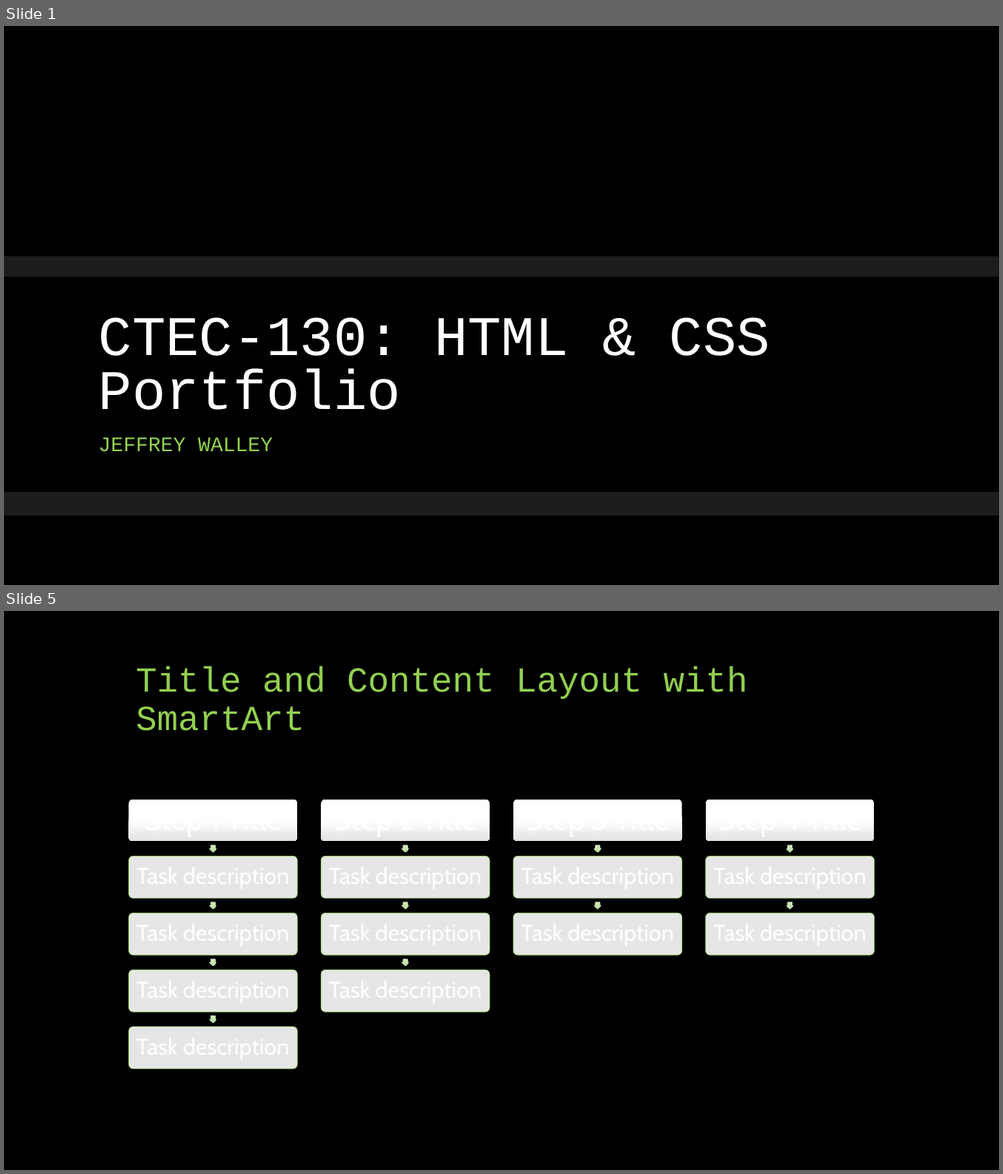
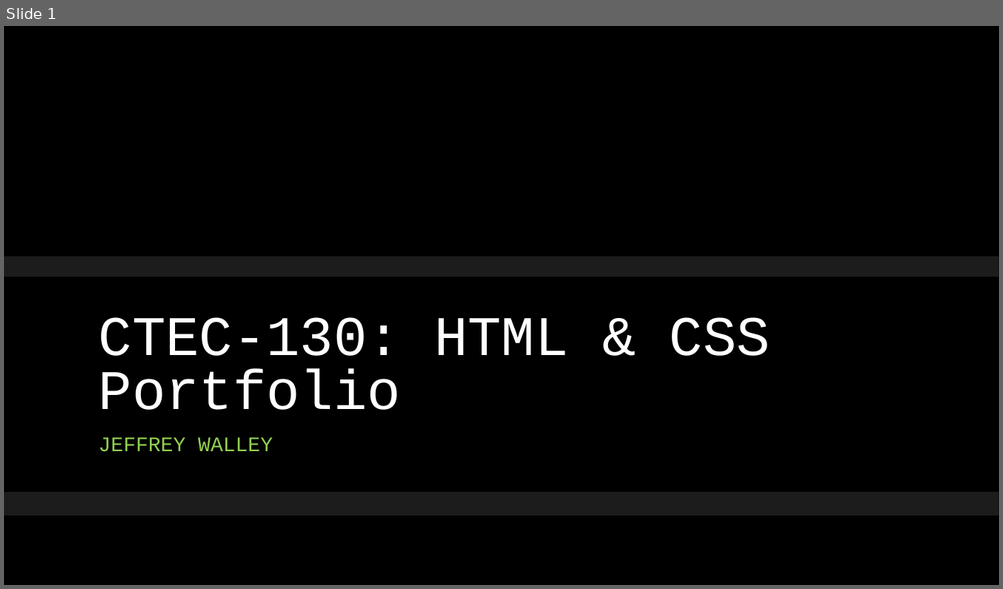
Before and after one commit to Ploppa-Smurph/ctec130_html, a slide deck: wk07/130portfolio_midterm.pptx. Shown one above the other, each under a label of ours: slides 1 and 5 before the commit, slide 1 after it; the slides between them are not shown. The pictures are 1003x1174 and 1003x589 pixels, drawn with LibreOffice and Linux fonts; fonts in the diff are those of the drawing; background and template pictures are left out. Boxes give left, top, right and bottom in pixels: in the first picture for what was removed or moved away, otherwise in the second. Text is boxed around its words. In the diff, an @@ line names an element or a change of style, - is before the commit and + after.

```diff
--- a/wk07/130portfolio_midterm.pptx
+++ b/wk07/130portfolio_midterm.pptx
@@ slide 5 removed at [4,611,999,1170], background #000000 @@
@@ title removed at [136,667,748,731] @@
-Title and Content Layout with SmartArt
@@ group removed at [128,799,874,1070]: 15 rounded rectangles, 11 right arrows @@
```
Also in this commit, not shown: 1 slide changed, 13 slides added, 8 other slides removed, 28 other files.
